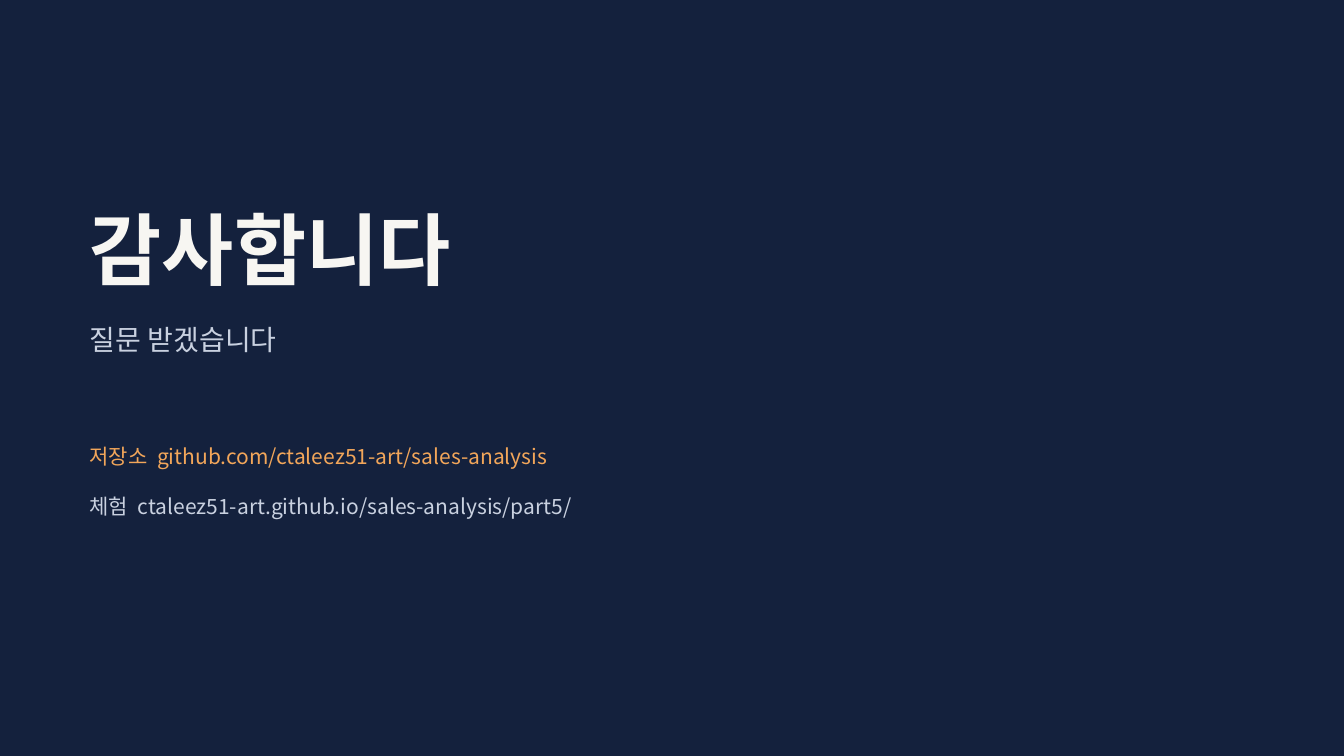
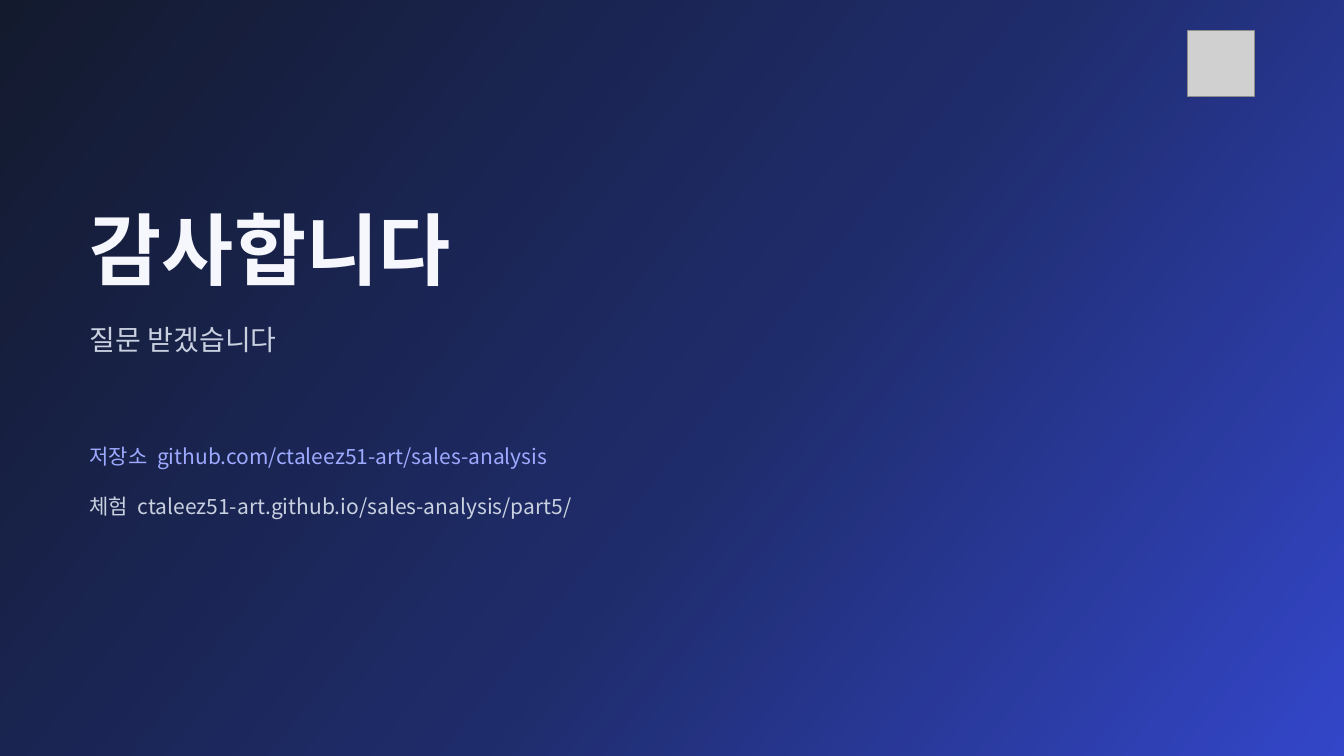
Before and after one commit to ctaleez51-art/sales-analysis, a slide deck: slide 14 of docs/presentation/M1_presentation_draft_v0.1.pptx. Drawn at 1344x756 pixels with LibreOffice and Linux fonts; fonts in the diff are those of the drawing; grey boxes stand for pictures. Boxes give left, top, right and bottom in pixels: in the first picture for what was removed or moved away, otherwise in the second. Text is boxed around its words. In the diff, an @@ line names an element or a change of style, - is before the commit and + after.

```diff
--- a/docs/presentation/M1_presentation_draft_v0.1.pptx
+++ b/docs/presentation/M1_presentation_draft_v0.1.pptx
@@ background #14213D to gradient #131A2E to #1F2C6B to #3346C9 @@
@@ picture added at bbox=[1188, 30, 1254, 97] @@
@@ text "감사합니다" at bbox=[90, 212, 451, 286]: text colour #F7F6F2 to #F5F7FC @@
@@ text "저장소 github.com/ctaleez51-art/sales-analysis" at bbox=[90, 446, 547, 469]: text colour #F2A65A to #9DAAFF @@
```
Also in this commit, not shown: 13 other slides changed, 3 other files.
